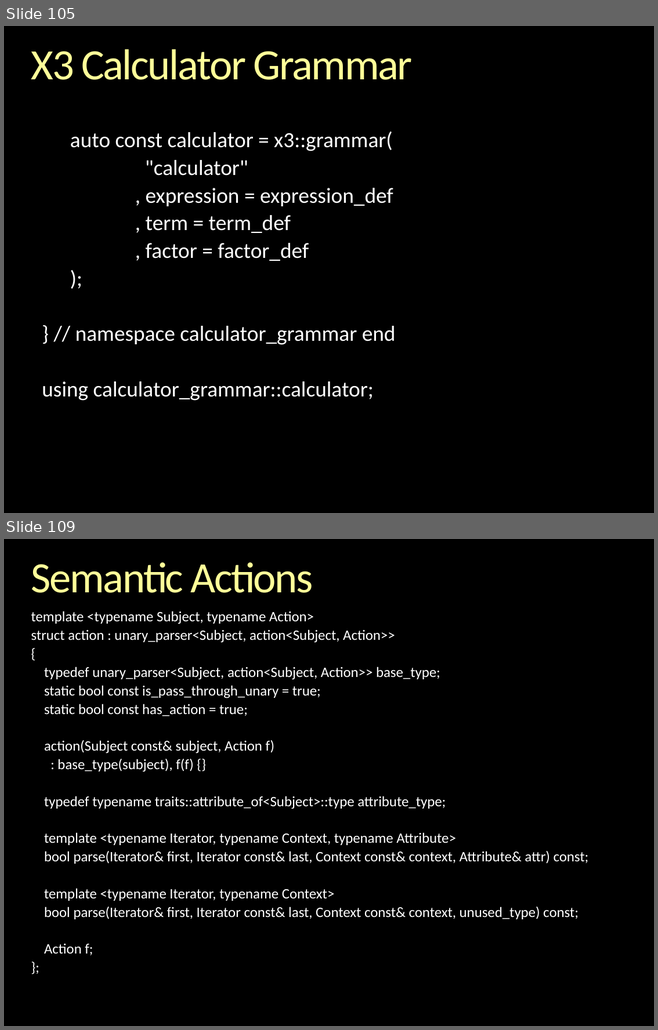
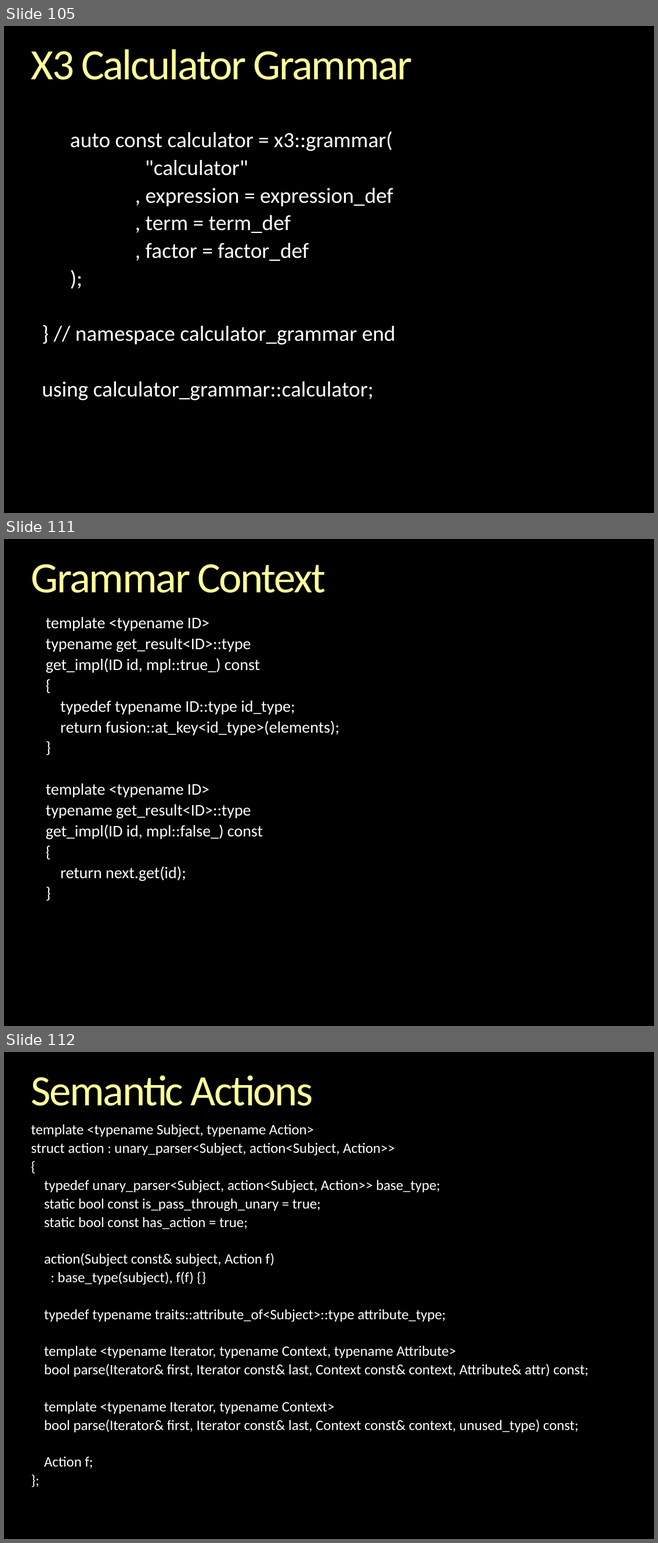
Before and after one commit to boostorg/spirit, a slide deck: libs/spirit/doc/cppnow_2013/Inside Spirit X3.pptx. Shown one above the other, each under a label of ours: slides 105 and 109 before the commit, slides 105, 111 and 112 after it; the slides between them are not shown. The pictures are 658x1030 and 658x1543 pixels, drawn with LibreOffice and Linux fonts; fonts in the diff are those of the drawing; background and template pictures are left out. Boxes give left, top, right and bottom in pixels: in the first picture for what was removed or moved away, otherwise in the second. Text is boxed around its words. In the diff, an @@ line names an element or a change of style, - is before the commit and + after.

```diff
--- a/libs/spirit/doc/cppnow_2013/Inside Spirit X3.pptx
+++ b/libs/spirit/doc/cppnow_2013/Inside Spirit X3.pptx
@@ slide 111 added at <box>4,539,654,1026</box>, background picture (left out) @@
@@ title added at <box>31,564,325,593</box>, 48 pt, text gradient #FFFFB9 to #FFFF99 to #F6AE1E @@
+Grammar Context
@@ text added at <box>46,617,339,881</box>, 18 pt, text #FFFFFF @@
+template <typename ID>
+typename get_result<ID>::type
+get_impl(ID id, mpl::true_) const
+{
+typedef typename ID::type id_type;
+return fusion::at_key<id_type>(elements);
+}
+template <typename ID>
+typename get_result<ID>::type
+get_impl(ID id, mpl::false_) const
+{
+return next.get(id);
+}
@@ what was slide 109 is now slide 112 @@
```
Also in this commit, not shown: 3 slides changed, 2 other slides added.
